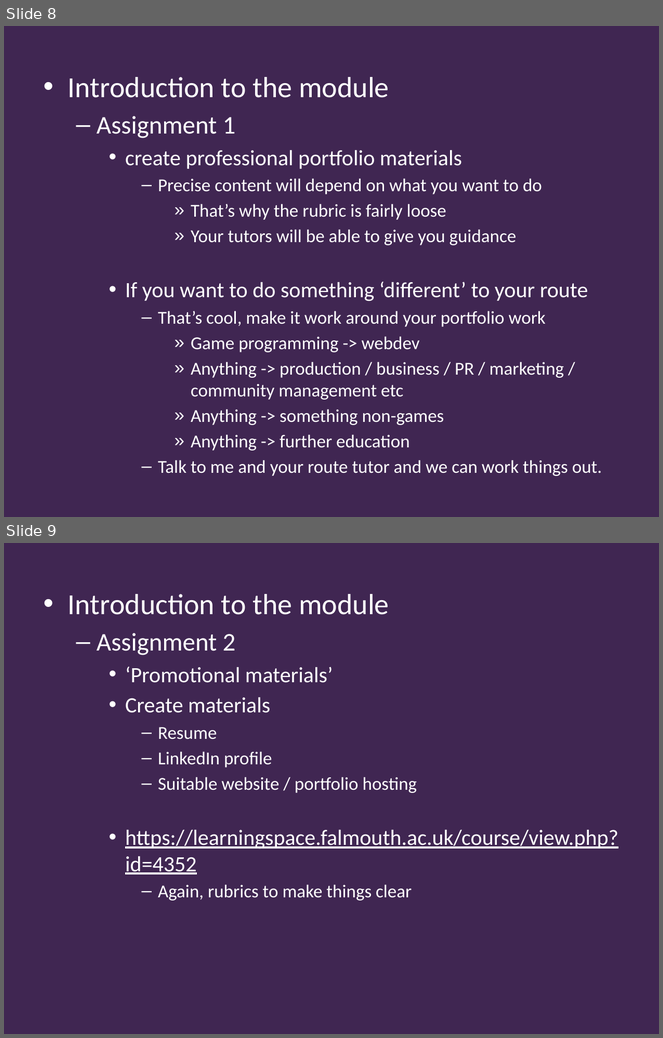
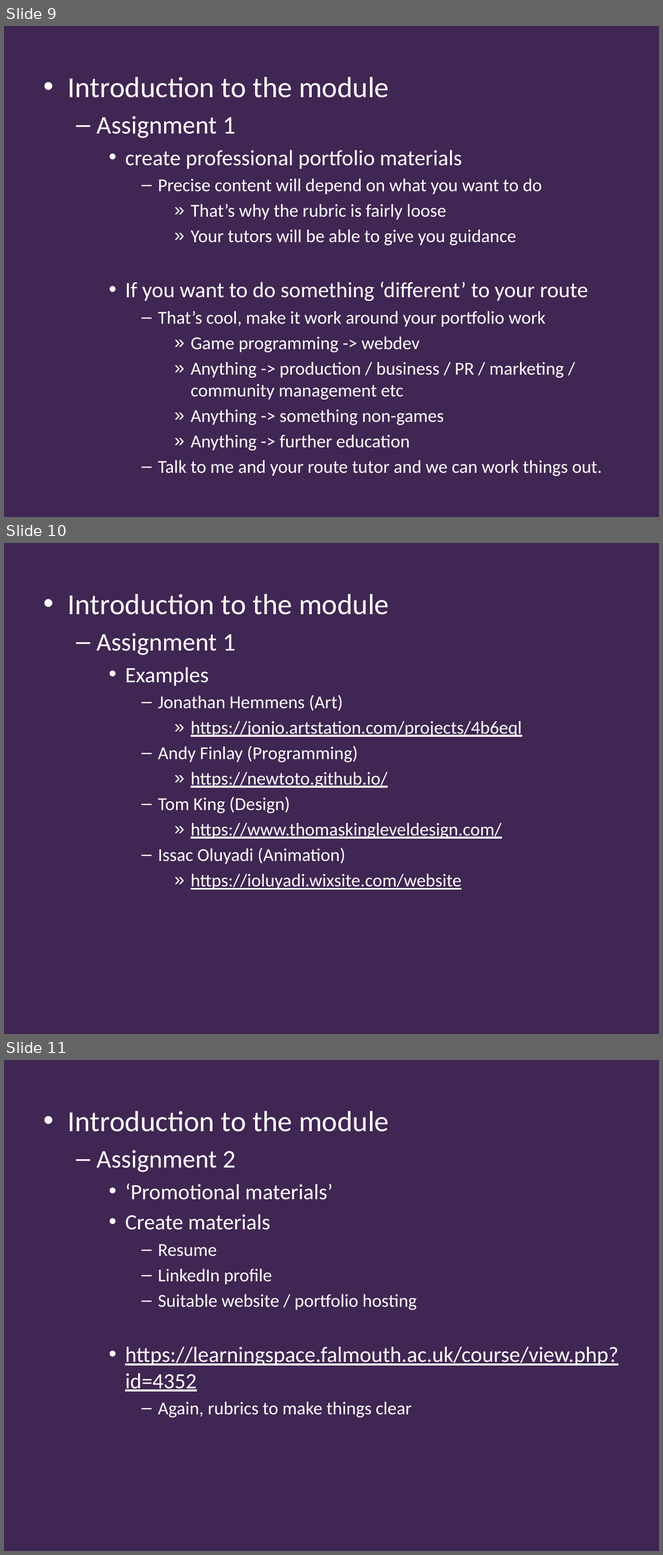
Before and after one commit to Falmouth-Games-Academy/ba-course-materials, a slide deck: GAM340/01/GAM340_01_lecture.pptx. Shown one above the other, each under a label of ours: slides 8 and 9 before the commit, slides 9, 10 and 11 after it. The pictures are 663x1038 and 663x1555 pixels, drawn with LibreOffice and Linux fonts; fonts in the diff are those of the drawing; background and template pictures are left out. Boxes give left, top, right and bottom in pixels: in the first picture for what was removed or moved away, otherwise in the second. Text is boxed around its words. In the diff, an @@ line names an element or a change of style, - is before the commit and + after.

```diff
--- a/GAM340/01/GAM340_01_lecture.pptx
+++ b/GAM340/01/GAM340_01_lecture.pptx
@@ slide 10 added at box(4, 543, 659, 1034), background #402652 @@
@@ text added at box(68, 594, 522, 890), 20 pt, text #FFFFFF, underline @@
+• Introduction to the module
+  – Assignment 1
+    • Examples
+      – Jonathan Hemmens (Art)
+        » https://jonjo.artstation.com/projects/4b6eql
+      – Andy Finlay (Programming)
+        » https://newtoto.github.io/
+      – Tom King (Design)
+        » https://www.thomaskingleveldesign.com/
+      – Issac Oluyadi (Animation)
+        » https://ioluyadi.wixsite.com/website
@@ what was slide 8 is now slide 9 @@
@@ what was slide 9 is now slide 11 @@
```
Also in this commit, not shown: 4 slides changed, 1 other slide added, 1 other file.
